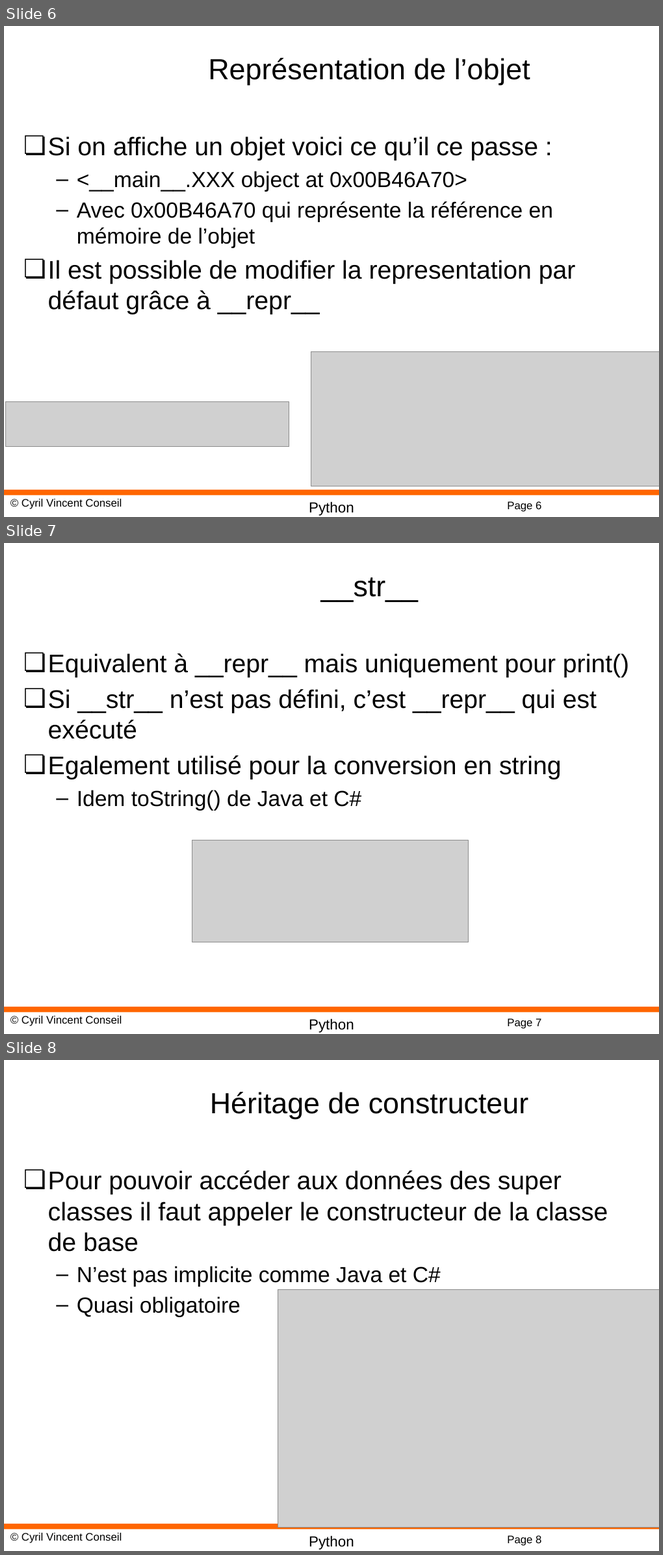
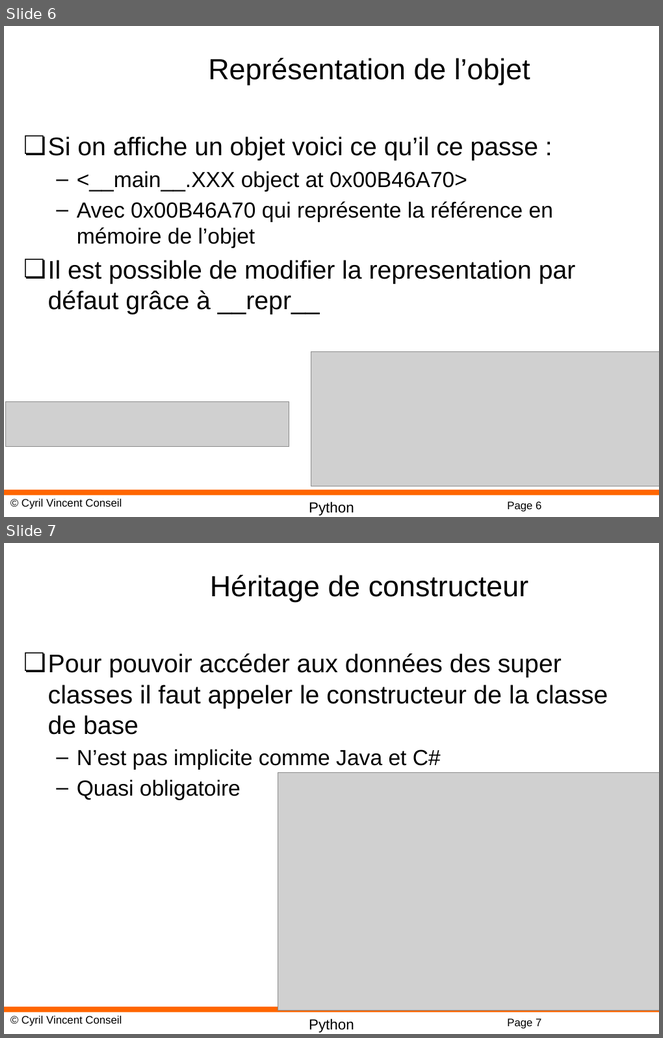
Before and after one commit to cyrilvincent/oo, a slide deck: PPT/PythonOO04-Inheritance.pptx. Shown one above the other, each under a label of ours: slides 6, 7 and 8 before the commit, slides 6 and 7 after it. The pictures are 663x1555 and 663x1038 pixels, drawn with LibreOffice and Linux fonts; fonts in the diff are those of the drawing; grey boxes stand for pictures; background and template pictures are left out. Boxes give left, top, right and bottom in pixels: in the first picture for what was removed or moved away, otherwise in the second. Text is boxed around its words. In the diff, an @@ line names an element or a change of style, - is before the commit and + after.

```diff
--- a/PPT/PythonOO04-Inheritance.pptx
+++ b/PPT/PythonOO04-Inheritance.pptx
@@ slide 7 removed at box(4, 543, 659, 1034), background #FFFFFF; not listed: 4 template elements that a slide beside it also shows @@
@@ title removed at box(321, 577, 418, 602) @@
-__str__
@@ text removed at box(48, 653, 629, 811) @@
-❏ Equivalent à __repr__ mais uniquement pour print()
-❏ Si __str__ n’est pas défini, c’est __repr__ qui est exécuté
-❏ Egalement utilisé pour la conversion en string
-  – Idem toString() de Java et C#
@@ picture removed at box(192, 841, 469, 943) @@
@@ what was slide 8 is now slide 7 @@
@@ page number at box(507, 1019, 542, 1029): text changed @@
-Page 8
+Page 7
```
Also in this commit, not shown: 2 other files.
